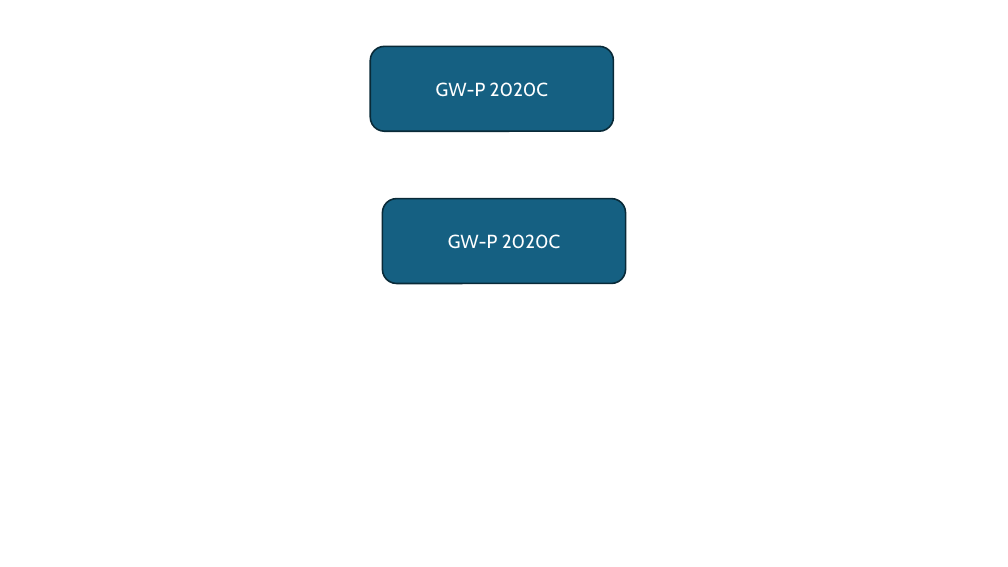
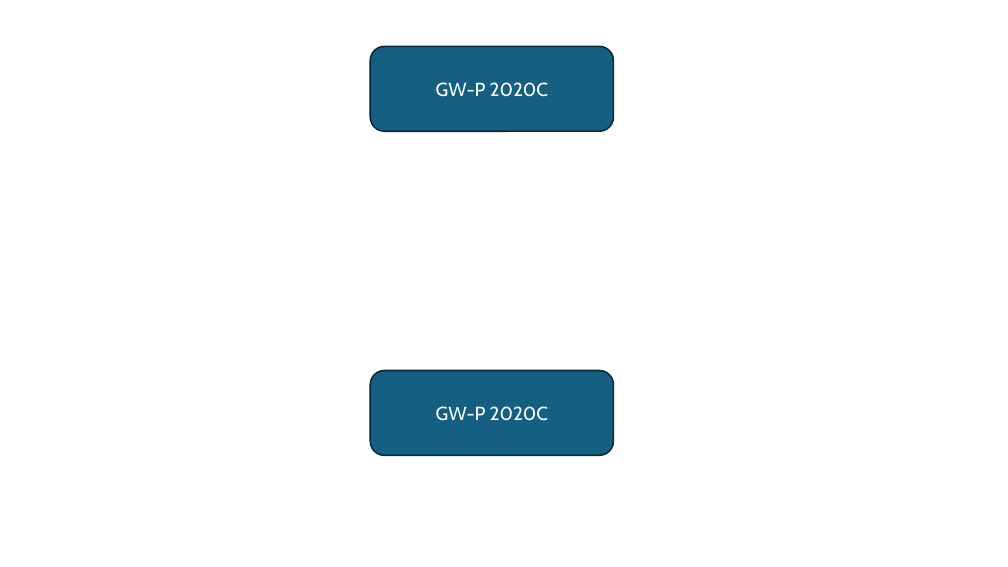
Before and after one commit to Pierre063/ebook-sync-source, a slide deck: slide 1 of Power point.pptx. Drawn at 1008x567 pixels with LibreOffice and Linux fonts; fonts in the diff are those of the drawing. Boxes give left, top, right and bottom in pixels: in the first picture for what was removed or moved away, otherwise in the second. Text is boxed around its words. In the diff, an @@ line names an element or a change of style, - is before the commit and + after.

```diff
--- a/Power point.pptx
+++ b/Power point.pptx
@@ rounded rectangle "GW-P 2020C": place and size @@
-rounded rectangle "GW-P 2020C" at (383, 199, 626, 284)
+rounded rectangle "GW-P 2020C" at (371, 371, 614, 455)
```
Also in this commit, not shown: 1 other file.
